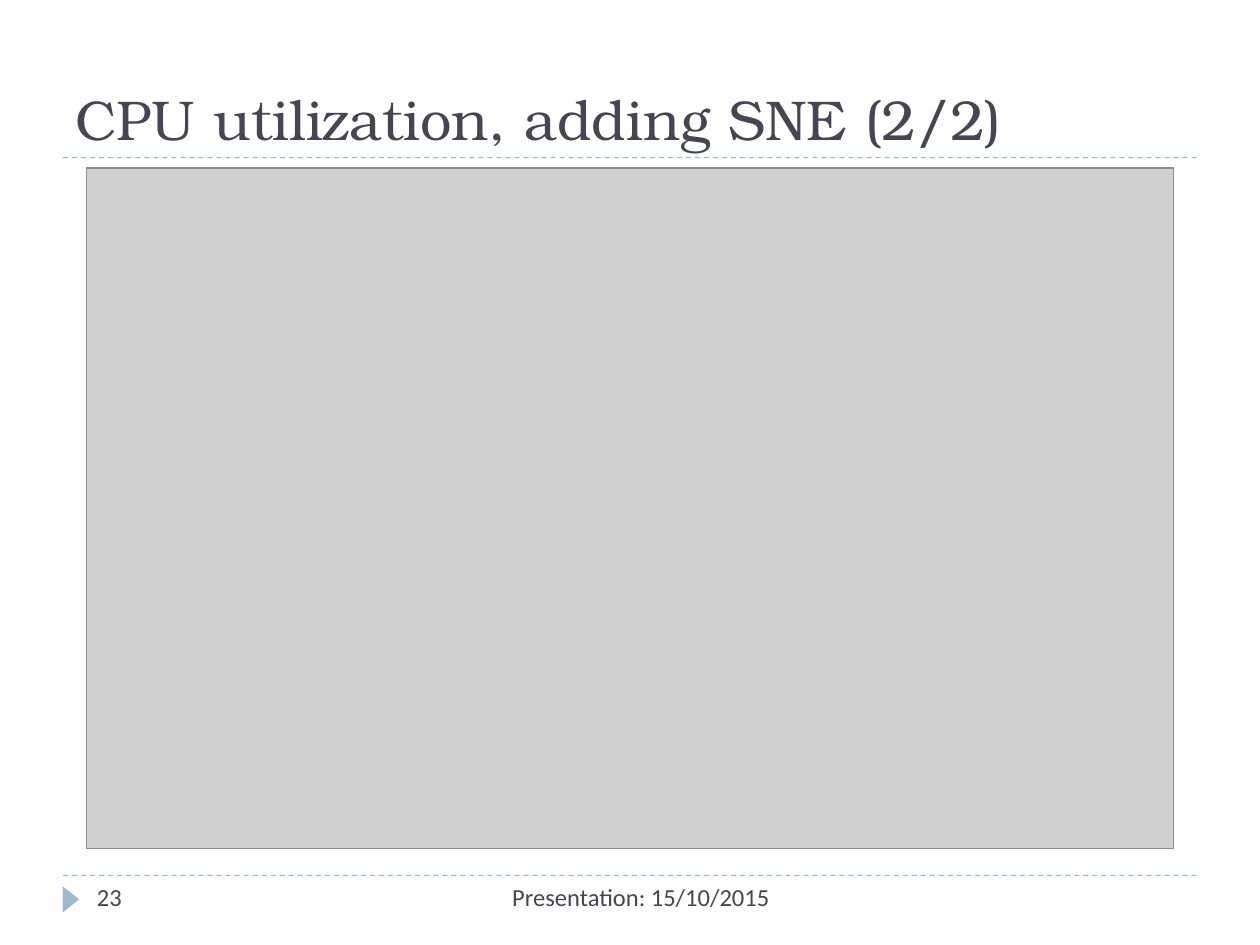
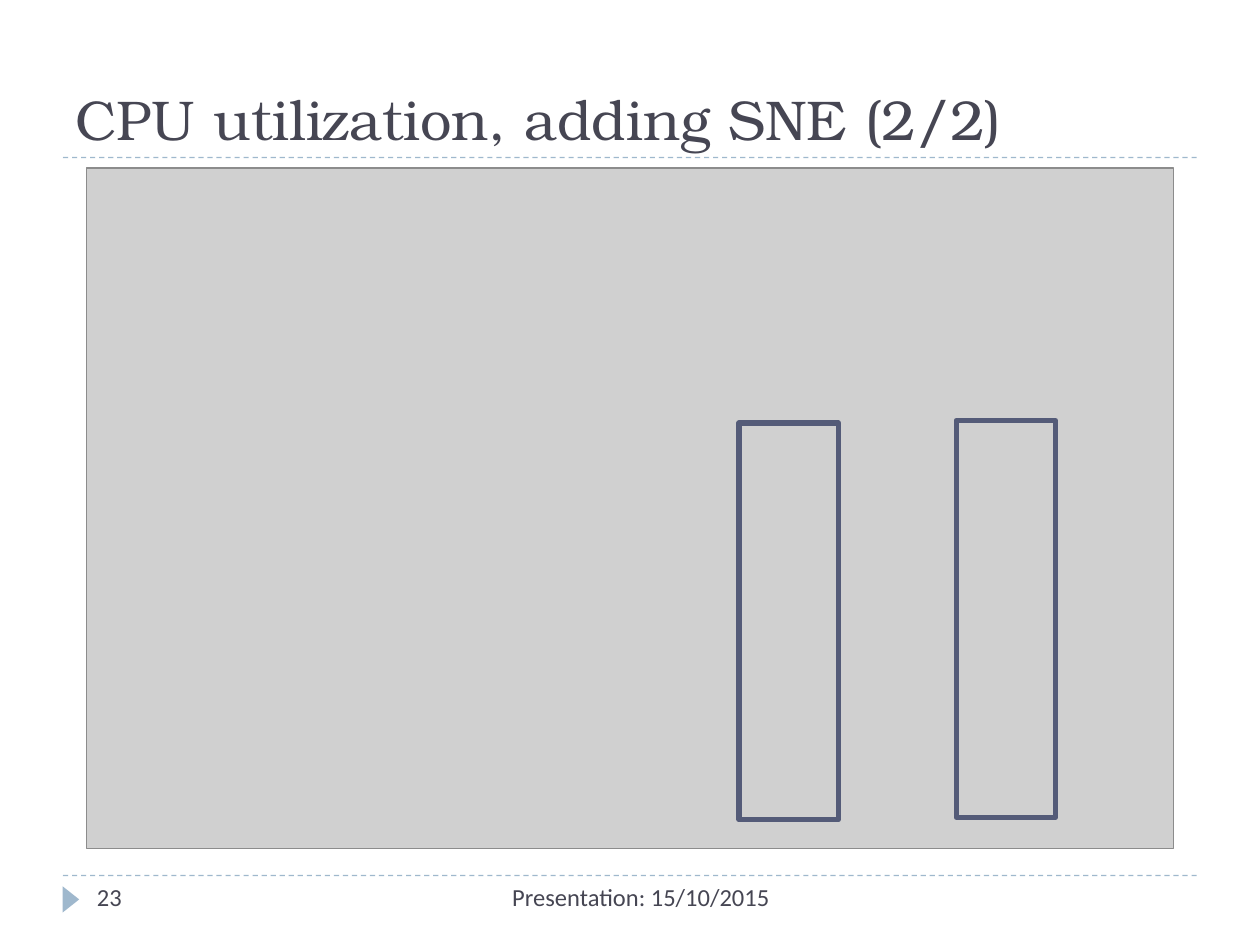
Before and after one commit to Christos-Papoulas/master_thesis, a slide deck: slide 23 of presentation/presentation.pptx. Drawn at 1260x945 pixels with LibreOffice and Linux fonts; fonts in the diff are those of the drawing; grey boxes stand for pictures. Boxes give left, top, right and bottom in pixels: in the first picture for what was removed or moved away, otherwise in the second. Text is boxed around its words. In the diff, an @@ line names an element or a change of style, - is before the commit and + after.

```diff
--- a/presentation/presentation.pptx
+++ b/presentation/presentation.pptx
@@ rectangle added at (740,423,839,820), outline #545C79 3 pt @@
@@ rectangle added at (956,421,1056,818), outline #545C79 3 pt @@
```
Also in this commit, not shown: 4 other slides changed, 2 other files.
